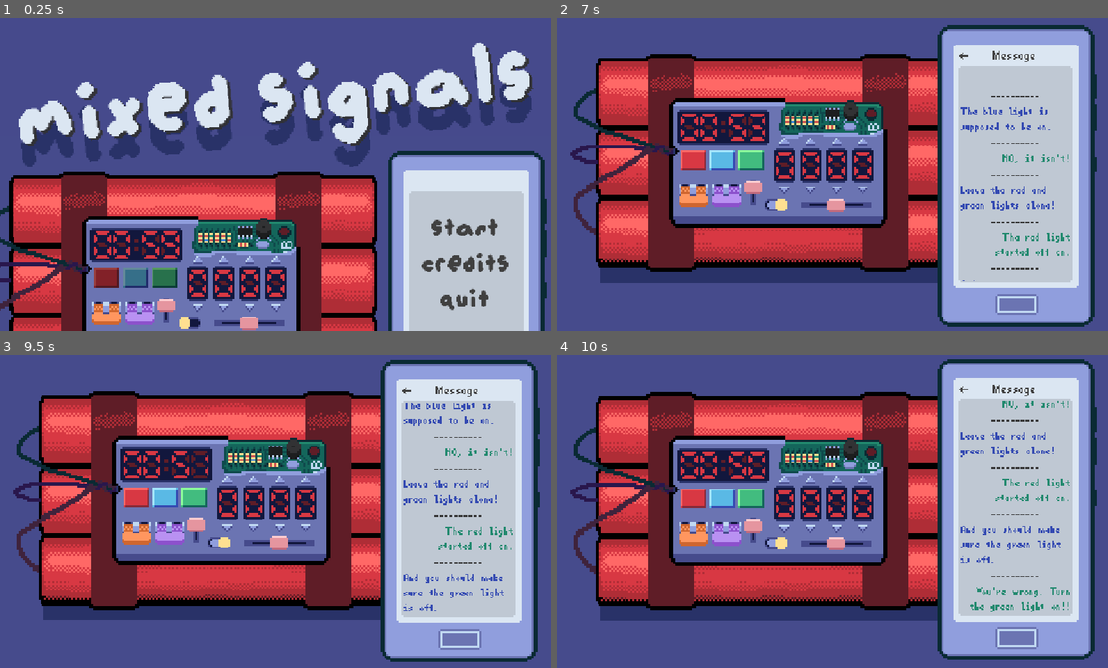
Above: before the commit, frames 1-4 (two rows, left to right).
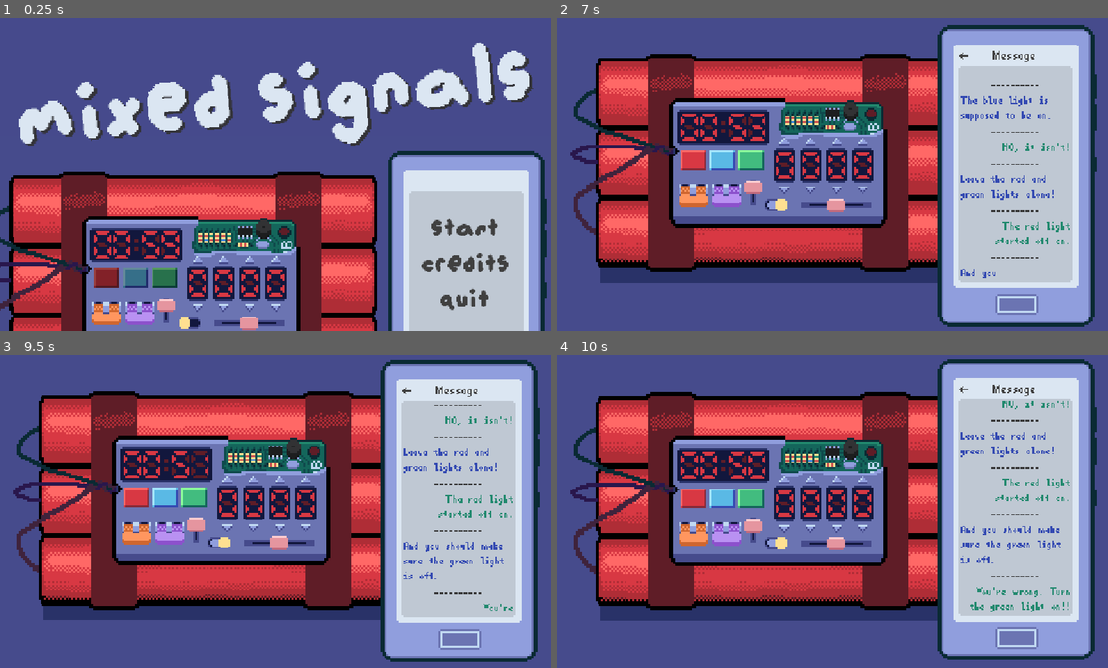
Above: after the commit, the same moments.

Repository: Mr-Excoem/brackeys-jam-2026-2
Game: Godot game, scene res://main.tscn
Two runs of this game, one before a commit and one after it. Both use one fixed random seed, a clock stepped at 60 frames per second and the inputs below.
Inputs (mouse positions are in pixels of both pictures, inside the frame that each line leads up to):
- Up to frame 1 (0.25 s): no input
- Up to frame 2 (7 s): click "START" at 0.5 s; click (694, 161) at 1.25 s; click (749, 158) at 2 s; click (722, 161) at 2.75 s; click (782, 143) at 3.52 s; click (782, 190) at 4.27 s; click (777, 205) at 5.02 s; tap Enter at 5.75 s; move the mouse to (1019, 74) at 5.77 s; hold Right 5.78-6.53 s; tap Alt at 5.85 s; click (1019, 74) at 5.92 s; tap Space at 6.5 s; move the mouse to (1014, 111) at 6.52 s; hold Down from 6.53 s (still down); tap Shift at 6.6 s; click (1014, 111) at 6.67 s
- Up to frame 3 (9.5 s): move the mouse to (457, 486) at 7.27 s; release Down at 7.28 s; hold Right 7.28-8.03 s; tap Alt at 7.35, 8.85 s; click (457, 486) at 7.42 s; move the mouse to (457, 486) at 8.02 s; hold Up 8.03-8.78 s; tap Shift at 8.1 s; click (457, 486) at 8.17 s; move the mouse to (457, 533) at 8.77 s; hold Left from 8.78 s (still down); click (457, 533) at 8.92 s
- Up to frame 4 (10 s): keep holding Left; move the mouse to (1014, 586) at 9.52 s; tap Shift at 9.6 s; click (1014, 586) at 9.67 s

The runs differ from the first frame. In frame 1, 4.2% of the frame differs, in the area x 3-97%, y 16-48%; in frame 2, 1.7%; in frame 3, 1.8%; in frame 4, nothing differs.

Commit message:
Added dialogue after bomb being defused

Diff:
--- a/brackeys-2026/main.tscn
+++ b/brackeys-2026/main.tscn
@@ -602,9 +602,8 @@
 [node name="GameTitleShaddow" type="RichTextLabel" parent="TitleLayer/GameTitle" unique_id=1193364811]
 z_index = -10
 layout_mode = 0
-offset_top = 48.0
 offset_right = 1611.3916
-offset_bottom = 404.9192
+offset_bottom = 356.9192
 theme_override_colors/default_color = Color(0.16078432, 0.19607843, 0.40784314, 1)
 theme_override_constants/shadow_offset_x = 6
 theme_override_constants/shadow_offset_y = 5
--- a/brackeys-2026/scenes/ChatMessage.tscn
+++ b/brackeys-2026/scenes/ChatMessage.tscn
@@ -5,6 +5,7 @@
 
 [node name="ChatMessage" type="RichTextLabel" unique_id=147617668]
 custom_minimum_size = Vector2(228, 40)
+mouse_filter = 1
 theme_override_colors/default_color = Color(0.21, 0.21, 0.21, 1)
 theme_override_fonts/normal_font = ExtResource("1_rx2vm")
 theme_override_font_sizes/normal_font_size = 20
--- a/brackeys-2026/scripts/phone.gd
+++ b/brackeys-2026/scripts/phone.gd
@@ -6,14 +6,18 @@
 
 func add_dialogue(speaker: String, text: String):
 	if BombTimer.on_titlescreen:
-		return Signal()
+		return
 
-	var message = chat_message_scene.instantiate()
+	var message:RichTextLabel = chat_message_scene.instantiate()
 	$ChatScroll/ChatMessages.add_child(message)
+	message.meta_clicked.connect(restart)
 	message.setup_message(speaker, text)
 
 	await message.finished_typing
 
+func _process(_delta):
+	@warning_ignore("narrowing_conversion")
 	chat_scroll.scroll_vertical = chat_scroll.get_v_scroll_bar().max_value
 
-	return message.finished_typing
+func restart(_meta):
+	get_tree().reload_current_scene()
